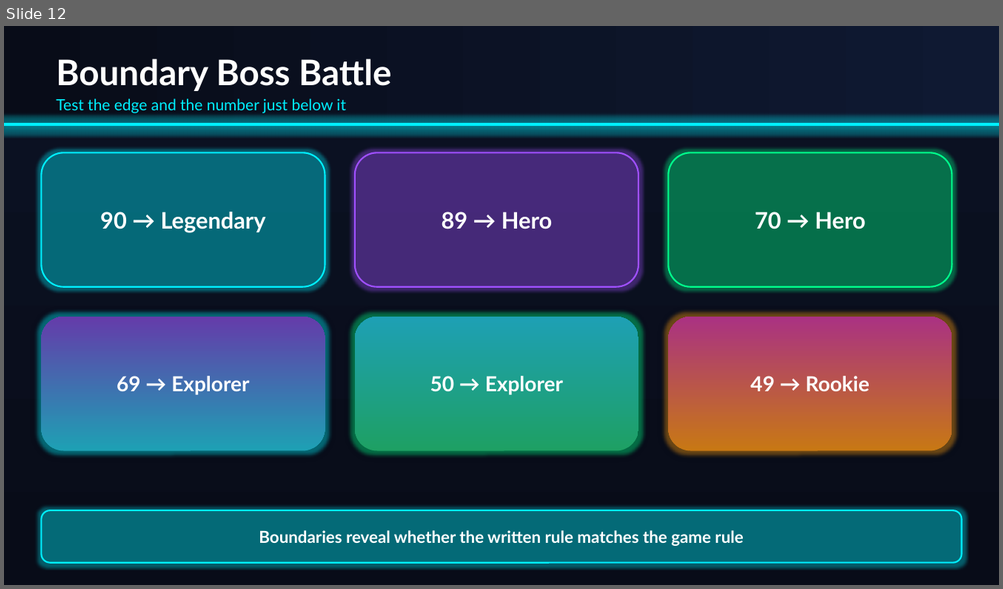
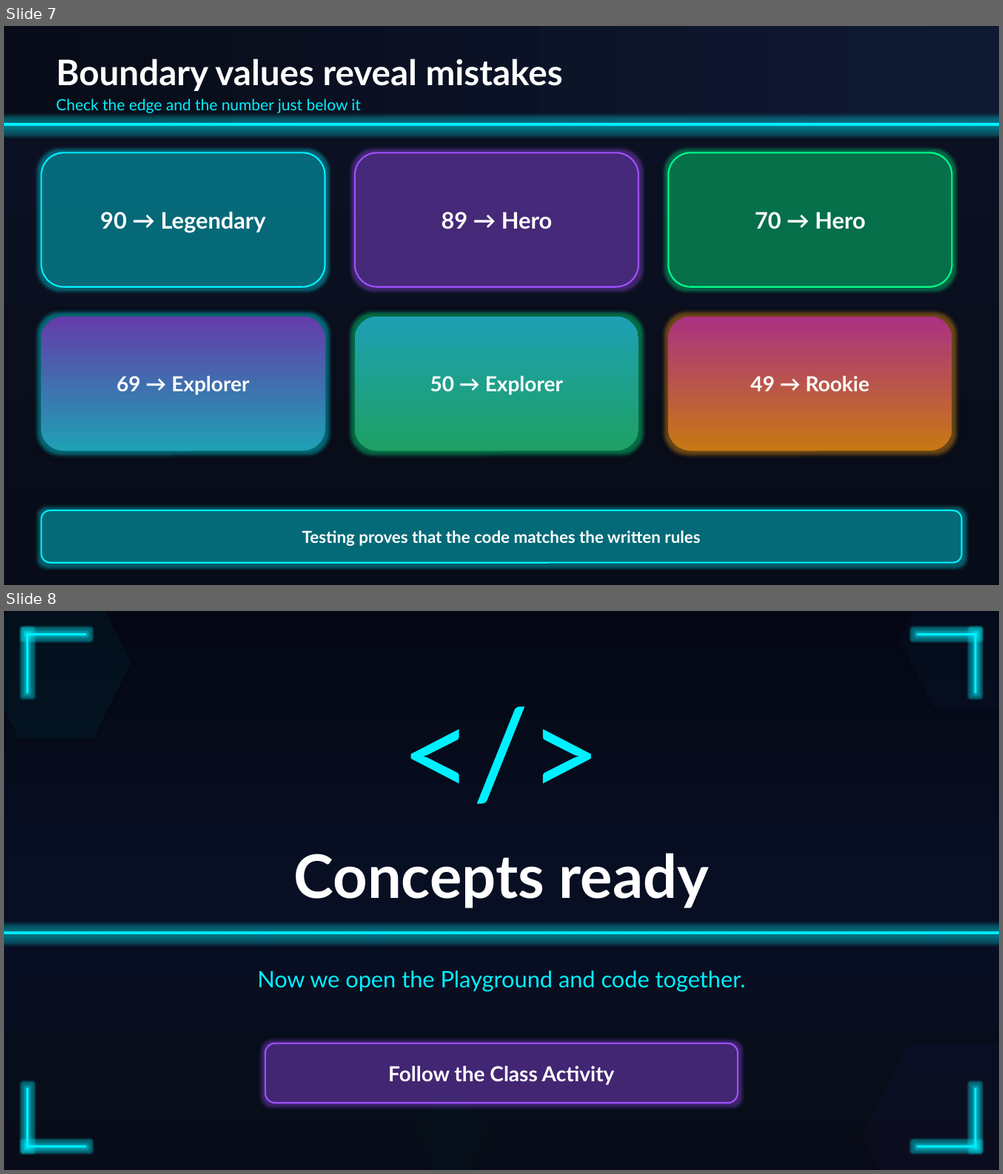
Before and after one commit to aghimir3/KidsComputerScience, a slide deck: 2026-08-01_TypeScript_Decision_Arcade/2026-08-01_TypeScript_Decision_Arcade.pptx. Shown one above the other, each under a label of ours: slide 12 before the commit, slides 7 and 8 after it. The pictures are 1003x589 and 1003x1174 pixels, drawn with LibreOffice and Linux fonts; fonts in the diff are those of the drawing. Boxes give left, top, right and bottom in pixels: in the first picture for what was removed or moved away, otherwise in the second. Text is boxed around its words. In the diff, an @@ line names an element or a change of style, - is before the commit and + after.

Commit message:
feat(2026-08-01): simplify decision concepts presentation

```diff
--- a/2026-08-01_TypeScript_Decision_Arcade/2026-08-01_TypeScript_Decision_Arcade.pptx
+++ b/2026-08-01_TypeScript_Decision_Arcade/2026-08-01_TypeScript_Decision_Arcade.pptx
@@ slide 8 added at <box>4,611,999,1170</box>, background #FFFFFF @@
@@ rectangle added at <box>4,611,999,1170</box>, fill gradient #080C18 to #080F23 to #050814 @@
@@ hexagon added at <box>4,611,131,738</box>, fill #00F0FF at 4% opacity @@
@@ hexagon added at <box>899,611,999,708</box>, fill #3C8CFF at 3% opacity @@
@@ rectangle added at <box>26,633,86,635</box>, fill #00F0FF @@
@@ rectangle added at <box>26,633,28,693</box>, fill #00F0FF @@
@@ rectangle added at <box>916,633,976,635</box>, fill #00F0FF @@
@@ rectangle added at <box>974,633,976,693</box>, fill #00F0FF @@
@@ text added at <box>4,671,999,827</box>, 120 pt, text #00F0FF @@
+</>
@@ text added at <box>294,853,708,908</box>, 58 pt, text #FFFFFF, bold @@
+Concepts ready
@@ rectangle added at <box>4,932,999,935</box>, fill #00F0FF @@
@@ text added at <box>257,971,745,992</box>, 22 pt, text #00F0FF @@
+Now we open the Playground and code together.
@@ rounded rectangle added at <box>265,1044,737,1103</box>, fill #A050FF at 6% opacity, outline #A050FF 1.5 pt, 20 pt, text #FFFFFF, bold @@
+Follow the Class Activity
@@ hexagon added at <box>862,1044,999,1170</box>, fill #A050FF at 3% opacity @@
@@ rectangle added at <box>26,1088,28,1148</box>, fill #00F0FF @@
@@ hexagon added at <box>415,1096,489,1170</box>, fill #00FF8C at 2% opacity @@
@@ rectangle added at <box>974,1088,976,1148</box>, fill #00F0FF @@
@@ rectangle added at <box>26,1146,86,1148</box>, fill #00F0FF @@
@@ rectangle added at <box>916,1146,976,1148</box>, fill #00F0FF @@
@@ what was slide 12 is now slide 7 @@
@@ slide 7 changed as well @@
@@ text at <box>56,59,563,91</box>: text changed @@
-Boundary Boss Battle
+Boundary values reveal mistakes
@@ text at <box>56,99,361,113</box>: text changed @@
-Test the edge and the number just below it
+Check the edge and the number just below it
@@ text in rounded rectangle at <box>302,531,700,546</box>: text changed @@
-Boundaries reveal whether the written rule matches the game rule
+Testing proves that the code matches the written rules
```
Also in this commit, not shown: 5 other slides changed, 1 other slide added, 12 slides removed, 1 other file.
